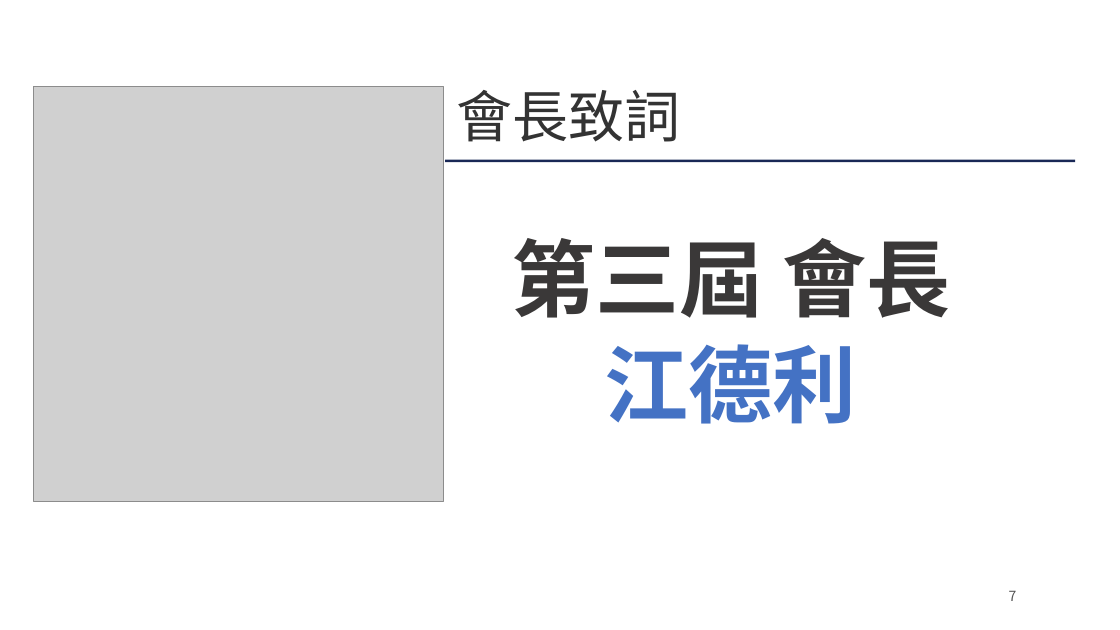
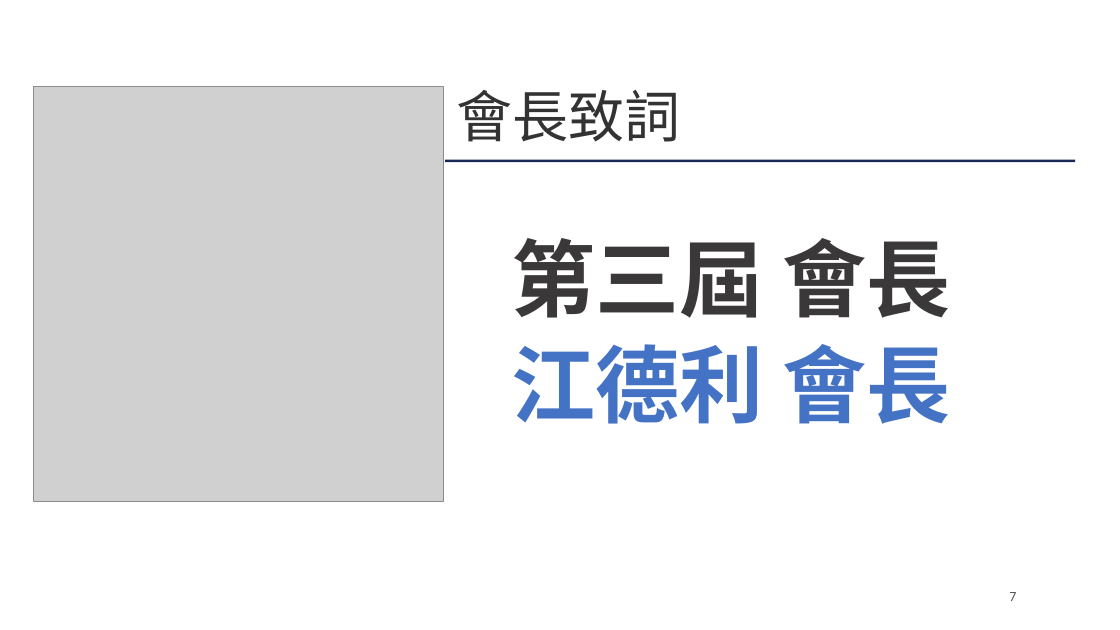
Before and after one commit to Ericliang680928/IAA, a slide deck: slide 7 of 20261204/agm/IAA會員大會簡報_20261204.pptx. Drawn at 1120x630 pixels with LibreOffice and Linux fonts; fonts in the diff are those of the drawing; grey boxes stand for pictures; background and template pictures are left out. Boxes give left, top, right and bottom in pixels: in the first picture for what was removed or moved away, otherwise in the second. Text is boxed around its words. In the diff, an @@ line names an element or a change of style, - is before the commit and + after.

```diff
--- a/20261204/agm/IAA會員大會簡報_20261204.pptx
+++ b/20261204/agm/IAA會員大會簡報_20261204.pptx
@@ text at [511, 344, 950, 424]: text changed; font Noto Sans CJK SC to Calibri @@
-江德利
+江德利 會長
@@ page number at [1009, 592, 1016, 601]: font Noto Sans CJK SC to Calibri @@
```
Also in this commit, not shown: 36 other slides changed, 1 other file.
